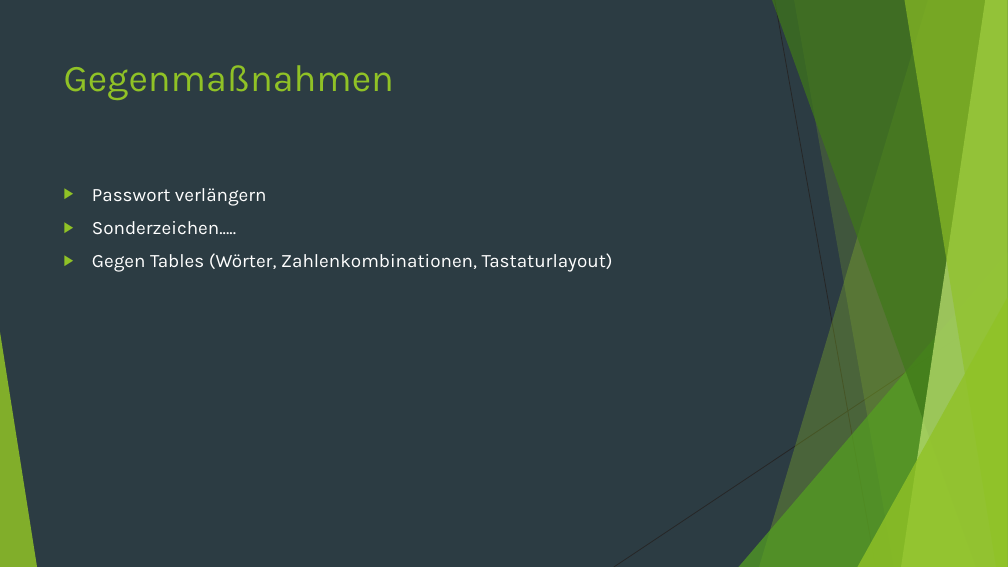
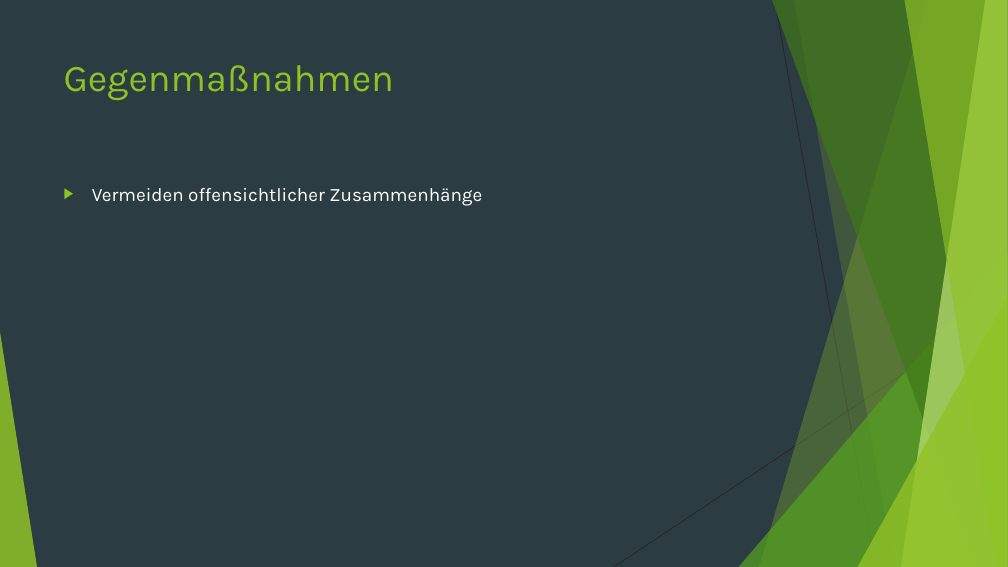
Before and after one commit to StefanSchuck/JohnTheRipperVortrag, a slide deck: slide 14 of Vortrag.pptx. Drawn at 1008x567 pixels with LibreOffice and Linux fonts; fonts in the diff are those of the drawing. Boxes give left, top, right and bottom in pixels: in the first picture for what was removed or moved away, otherwise in the second. Text is boxed around its words. In the diff, an @@ line names an element or a change of style, - is before the commit and + after.

```diff
--- a/Vortrag.pptx
+++ b/Vortrag.pptx
@@ text at bbox=[92, 188, 482, 206]: text changed @@
-▶ Passwort verlängern
-▶ Sonderzeichen.....
-▶ Gegen Tables (Wörter, Zahlenkombinationen, Tastaturlayout)
+▶ Vermeiden offensichtlicher Zusammenhänge
```
Also in this commit, not shown: 8 other slides changed, 3 slides added, 5 slides removed, 1 other file.
